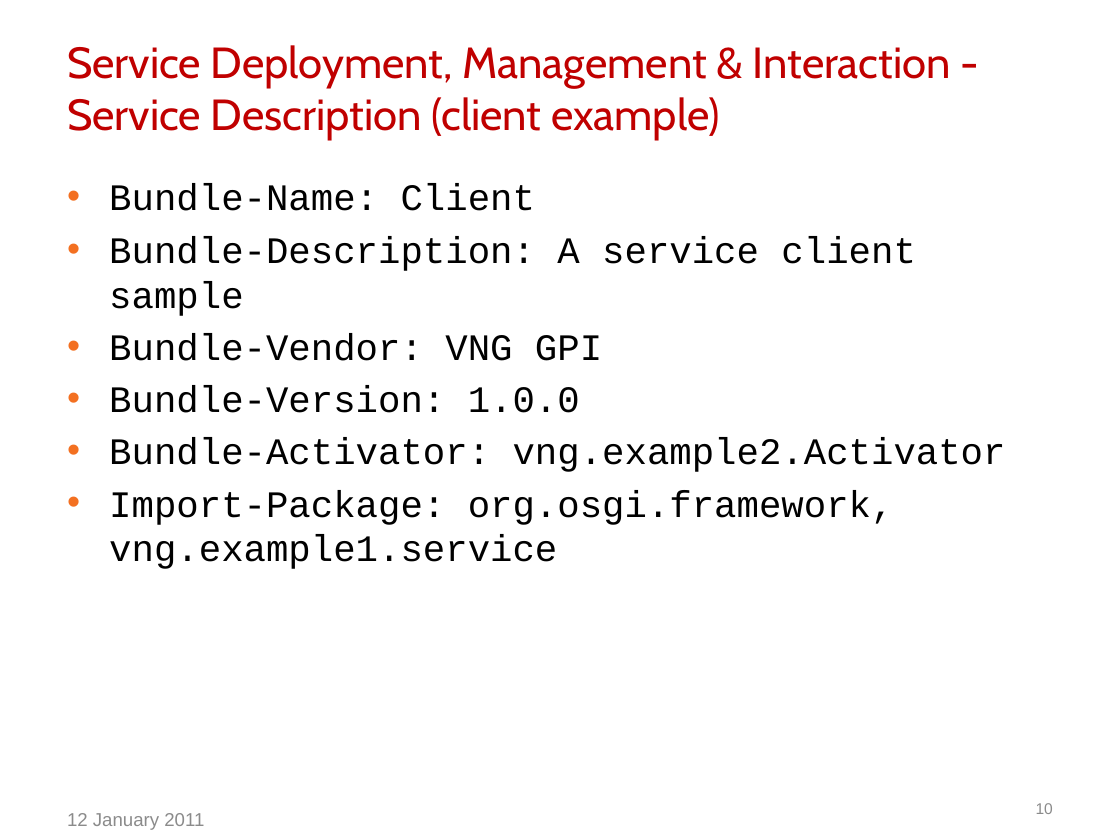
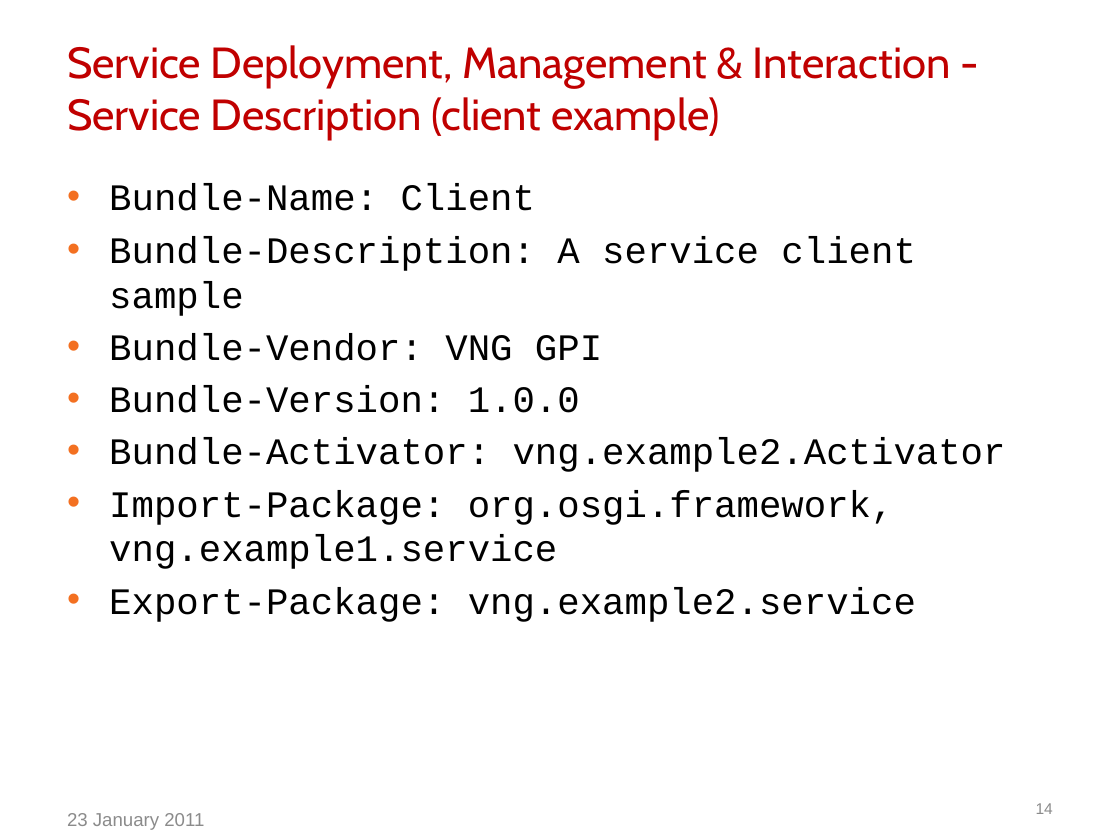
Before and after one commit to btnguyen2k/btnguyen2k-personal, a slide deck: slide 14 of vng-ip/NewIP/docs/Design/NewIP.pptx (slide 10 before the commit). Drawn at 1120x840 pixels with LibreOffice and Linux fonts; fonts in the diff are those of the drawing; background and template pictures are left out. Boxes give left, top, right and bottom in pixels: in the first picture for what was removed or moved away, otherwise in the second. Text is boxed around its words. In the diff, an @@ line names an element or a change of style, - is before the commit and + after.

```diff
--- a/vng-ip/NewIP/docs/Design/NewIP.pptx
+++ b/vng-ip/NewIP/docs/Design/NewIP.pptx
@@ text at (x1=109, y1=587, x2=916, y2=622): paragraph added @@
+• Export-Package: vng.example2.service
@@ page number at (x1=1036, y1=803, x2=1053, y2=814): text changed @@
-10
+14
@@ text at (x1=67, y1=813, x2=204, y2=830): text changed @@
-12 January 2011
+23 January 2011
```
Also in this commit, not shown: 3 other slides changed, 5 slides added, 1 other file.
